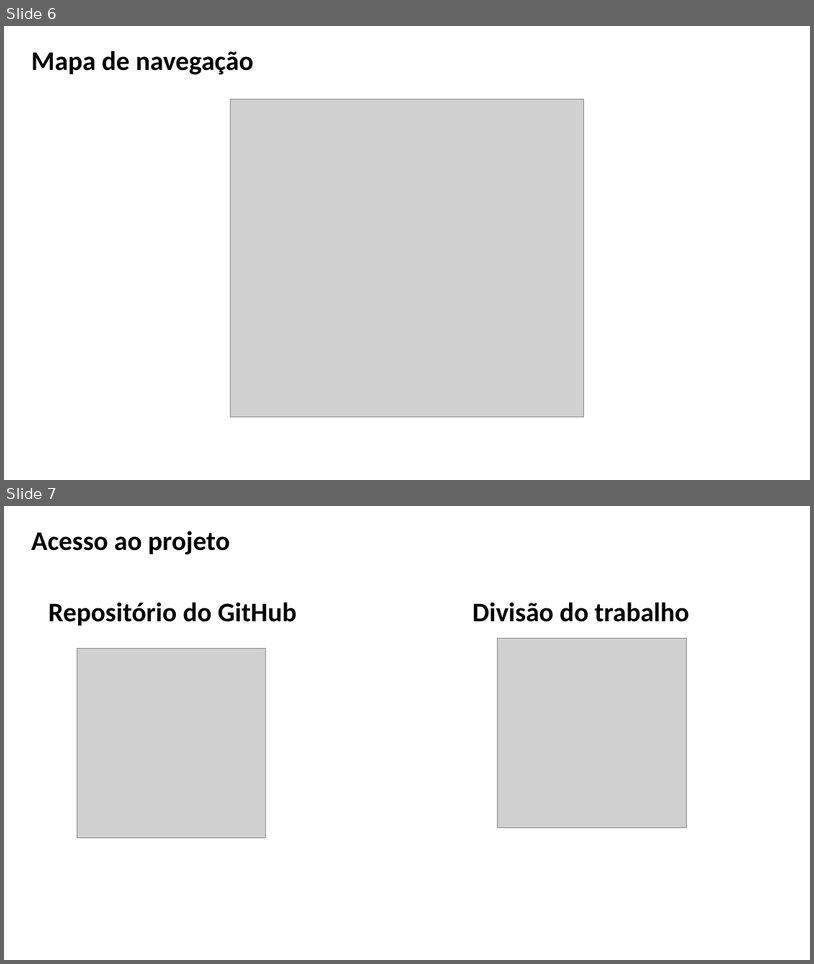
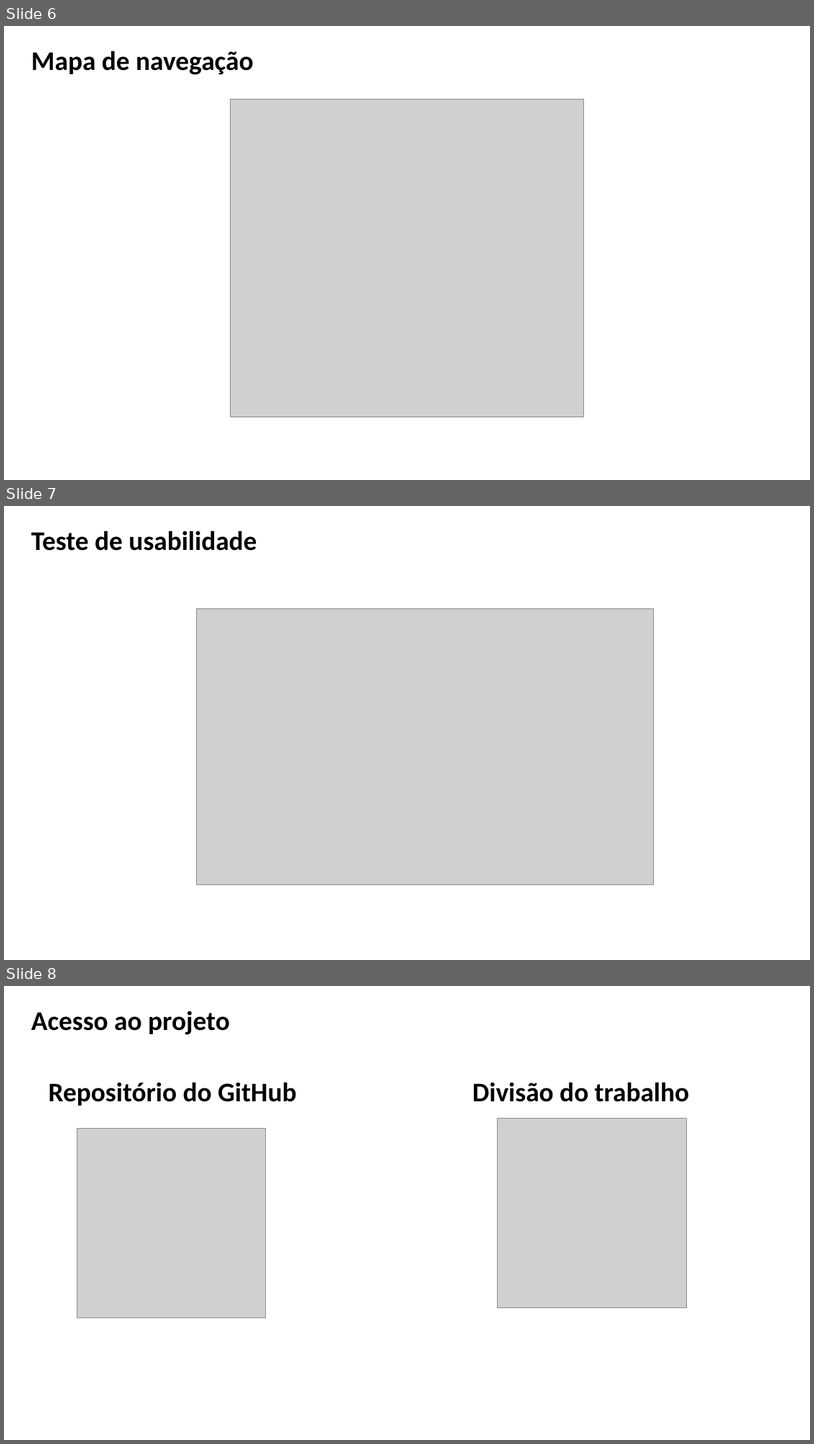
Before and after one commit to Parelho/PI_2_Semestre, a slide deck: Apresentação PI.pptx. Shown one above the other, each under a label of ours: slides 6 and 7 before the commit, slides 6, 7 and 8 after it. The pictures are 814x964 and 814x1444 pixels, drawn with LibreOffice and Linux fonts; fonts in the diff are those of the drawing; grey boxes stand for pictures; background and template pictures are left out. Boxes give left, top, right and bottom in pixels: in the first picture for what was removed or moved away, otherwise in the second. Text is boxed around its words. In the diff, an @@ line names an element or a change of style, - is before the commit and + after.

```diff
--- a/Apresentação PI.pptx
+++ b/Apresentação PI.pptx
@@ slide 7 added at [4, 506, 810, 960], background #FFFFFF @@
@@ text added at [31, 530, 257, 551], 32 pt, text #000000, bold @@
+Teste de usabilidade
@@ picture added at [196, 609, 653, 885] @@
@@ what was slide 7 is now slide 8 @@
```
Also in this commit, not shown: 4 other files.
